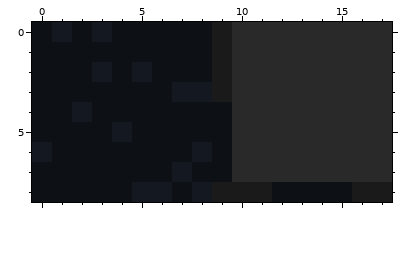
Two versions of one pixel-art sprite, src/assets/tiles.png. Above is the file before it was changed.
The file is 18x9 pixels. Colours within 5 levels of each other are drawn and written as one.
And afterwards:
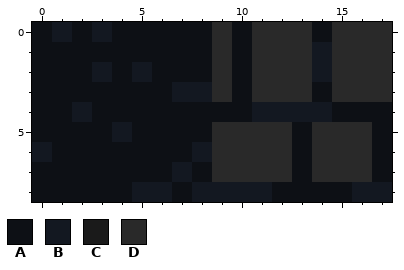
Palette (. is transparent): A #0d1015  B #131821  C #1a1a1a  D #292929
The edit:
@@ x 7..17 @@
-0 AACDDDDDDDD
-1 AACDDDDDDDD
-2 AACDDDDDDDD
-3 BBCDDDDDDDD
-4 AAADDDDDDDD
-5 AAADDDDDDDD
-6 ABADDDDDDDD
-7 BAADDDDDDDD
-8 ABCCCAAAACC
+0 AADADDDADDD
+1 AADADDDBDDD
+2 AADADDDBDDD
+3 BBDADDDADDD
+4 AAAABBBBAAA
+5 AADDDDADDDA
+6 ABDDDDADDDA
+7 BADDDDADDDA
+8 ABBBBAAAABB
